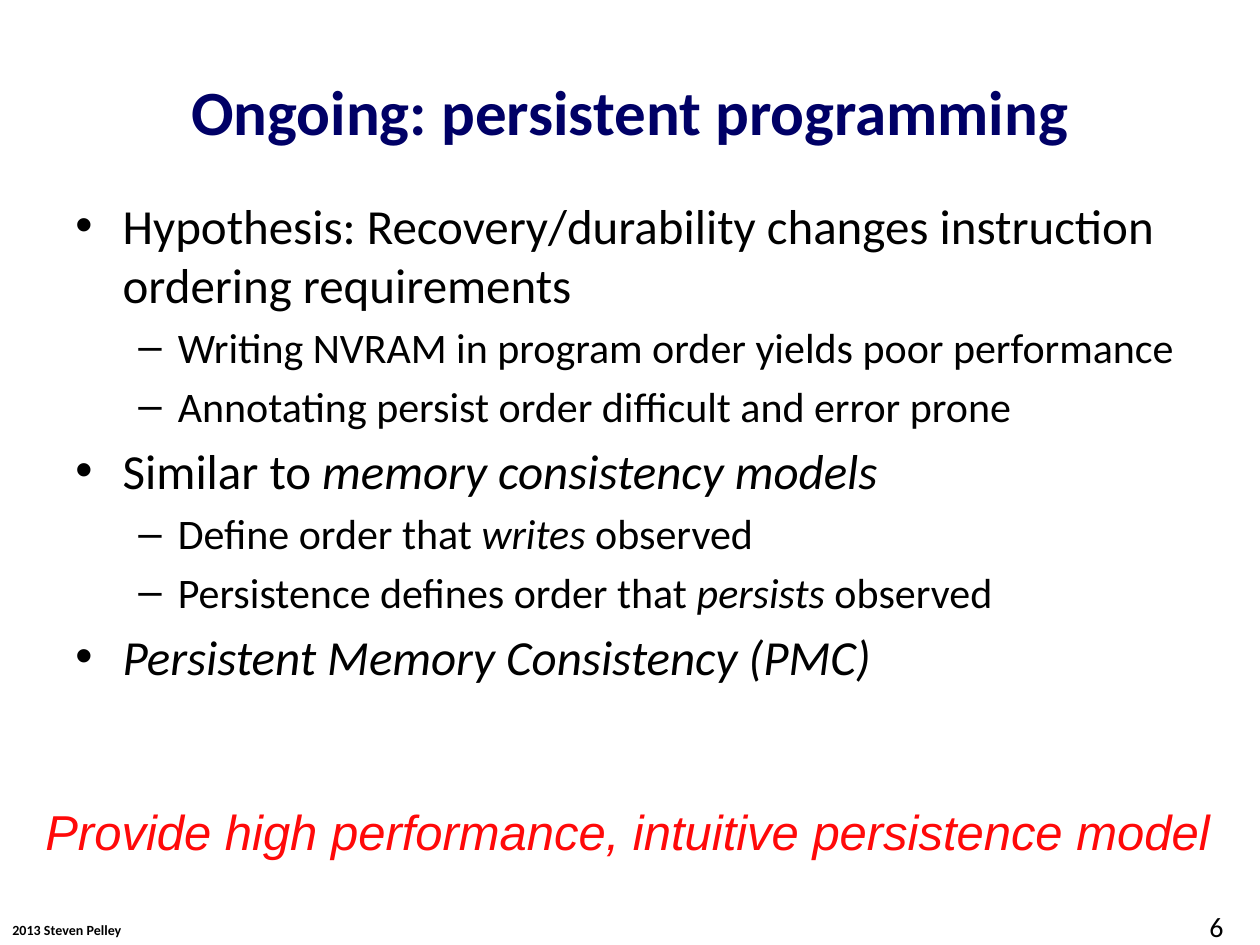
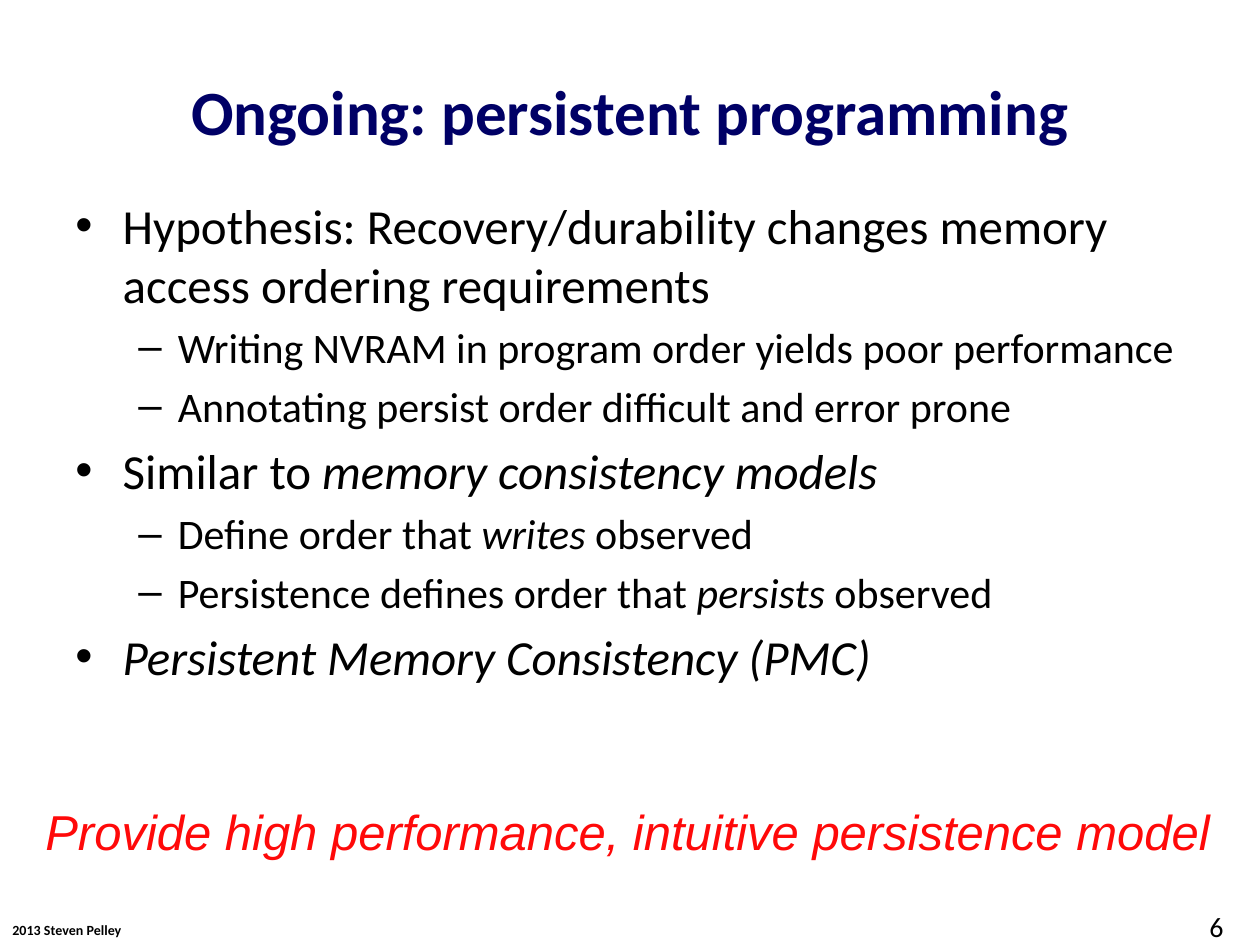
Before and after one commit to Abulila/dissertation, a slide deck: slide 6 of proposal/proposal.pptx. Drawn at 1260x945 pixels with LibreOffice and Linux fonts; fonts in the diff are those of the drawing; background and template pictures are left out. Boxes give left, top, right and bottom in pixels: in the first picture for what was removed or moved away, otherwise in the second. Text is boxed around its words. In the diff, an @@ line names an element or a change of style, - is before the commit and + after.

```diff
--- a/proposal/proposal.pptx
+++ b/proposal/proposal.pptx
@@ text at bbox=[123, 210, 1108, 312]: text changed @@
-• Hypothesis: Recovery/durability changes instruction ordering requirements
+• Hypothesis: Recovery/durability changes memory access ordering requirements
```
Also in this commit, not shown: 25 other slides changed, 4 slides added, 6 slides removed.
